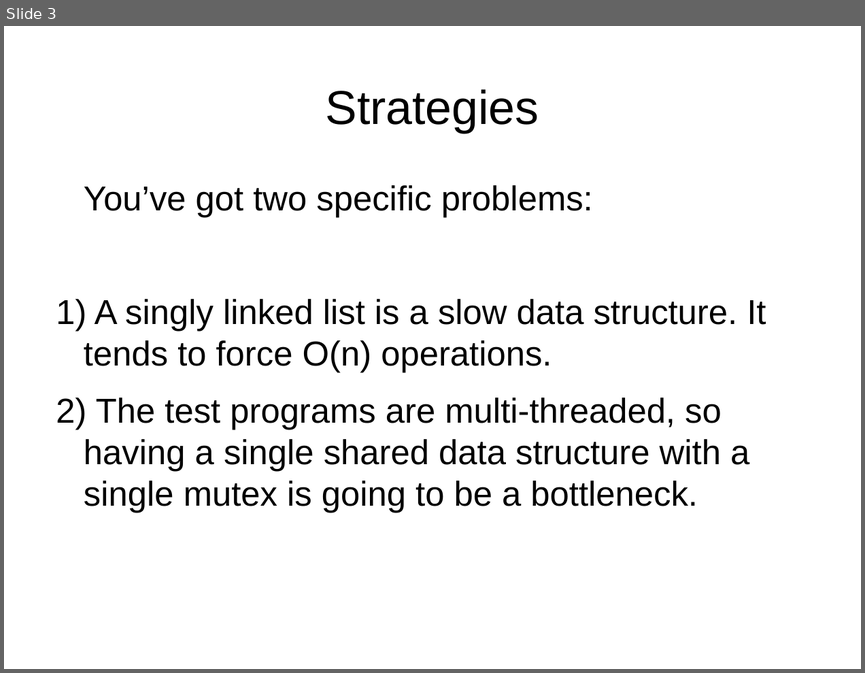
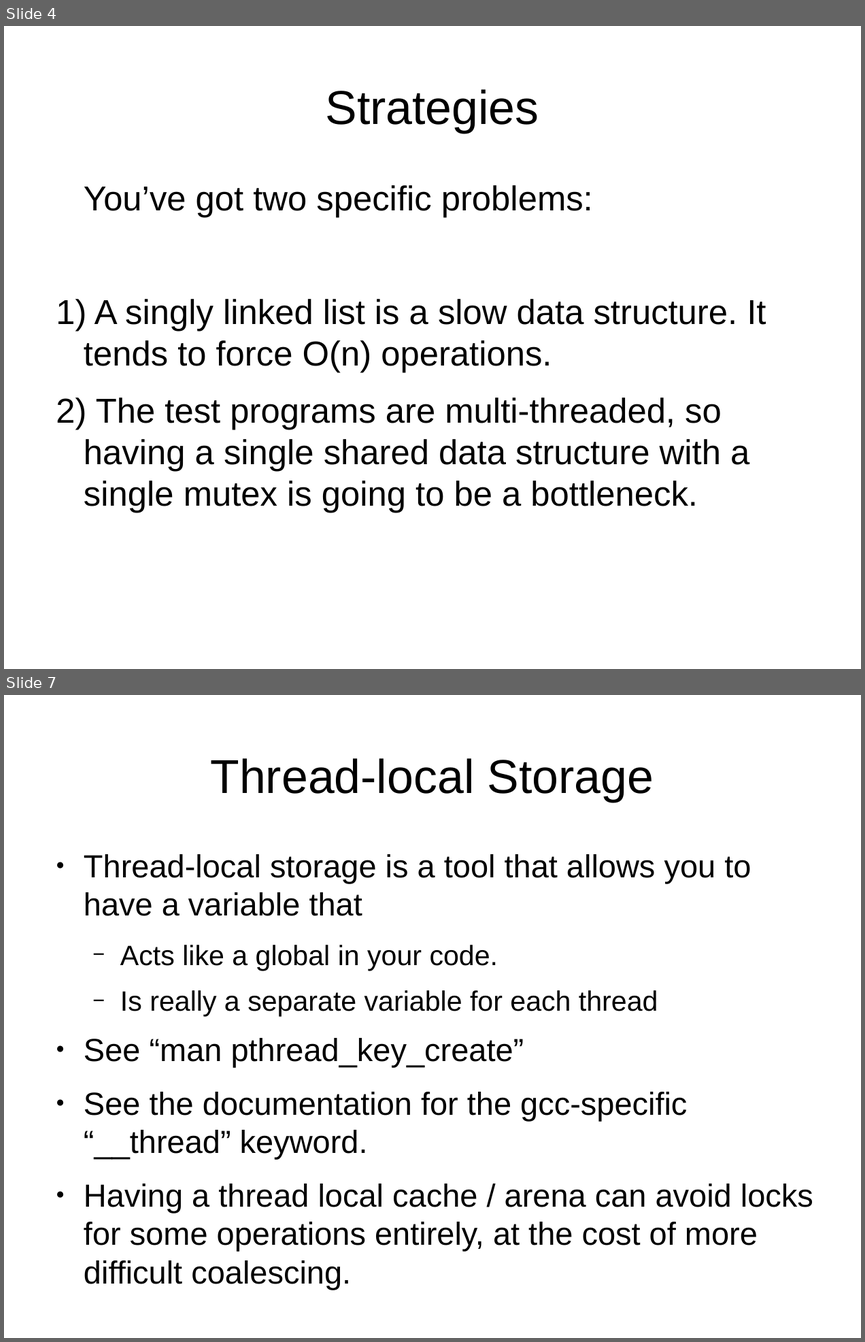
Before and after one commit to NatTuck/khoury-ntuck, a slide deck: courses/2020/01/cs3650/notes/18-advanced-malloc/ch02-hints.odp. Shown one above the other, each under a label of ours: slide 3 before the commit, slides 4 and 7 after it; the slides between them are not shown. The pictures are 865x673 and 865x1342 pixels, drawn with LibreOffice and Linux fonts; fonts in the diff are those of the drawing; background and template pictures are left out. Boxes give left, top, right and bottom in pixels: in the first picture for what was removed or moved away, otherwise in the second. Text is boxed around its words. In the diff, an @@ line names an element or a change of style, - is before the commit and + after.

```diff
--- a/courses/2020/01/cs3650/notes/18-advanced-malloc/ch02-hints.odp
+++ b/courses/2020/01/cs3650/notes/18-advanced-malloc/ch02-hints.odp
@@ slide 7 added at [4,695,861,1338], background #FFFFFF @@
@@ title added at [211,758,653,802], 44 pt, text #000000 @@
+Thread-local Storage
@@ text added at [84,854,813,1289], 29.6 pt, text #000000 @@
+● Thread-local storage is a tool that allows you to have a variable that
+  − Acts like a global in your code.
+  − Is really a separate variable for each thread
+● See “man pthread_key_create”
+● See the documentation for the gcc-specific “__thread” keyword.
+● Having a thread local cache / arena can avoid locks for some operations entirely, at the cost of more difficult coalescing.
@@ what was slide 3 is now slide 4 @@
```
Also in this commit, not shown: 1 slide changed, 8 other slides added, 6 other files.
